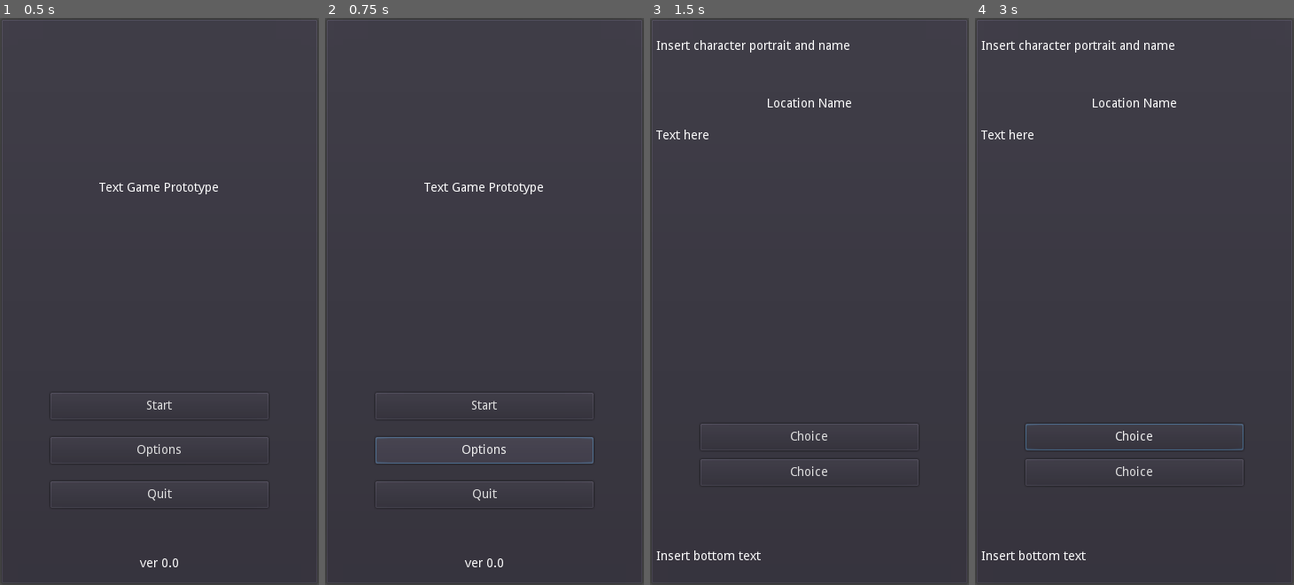
Above: before the commit, frames 1-4 (left to right).
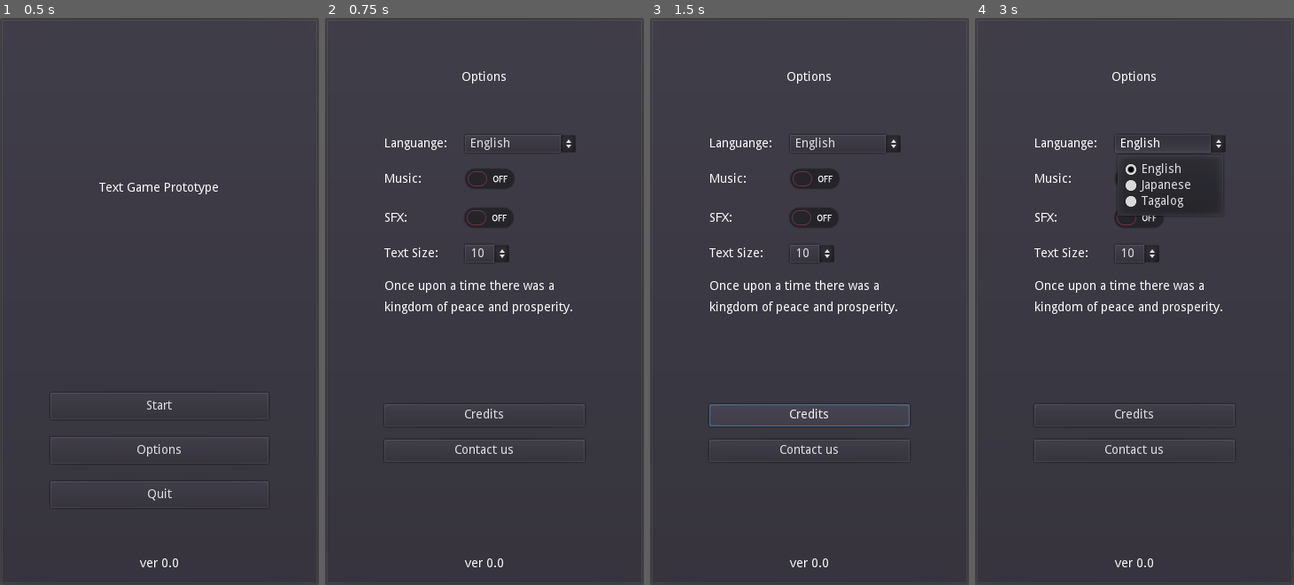
Above: after the commit, the same moments.

Repository: philipuriarte/A-Churchyard-of-Orphans
Game: Godot game, scene res://scenes/main.tscn
Same seed, same stepped clock (60 frames per second), same inputs: the game is played once before the commit and once after it.
Inputs (mouse positions are in pixels of both pictures, inside the frame that each line leads up to):
- Up to frame 1 (0.5 s): no input
- Up to frame 2 (0.75 s): click "Options" at 0.5 s
- Up to frame 3 (1.5 s): click (809, 403) at 1.25 s, where only the run before the commit has a clickable "Start"
- Up to frame 4 (3 s): click (1134, 437) at 2 s, where only the run before the commit has a clickable "Choice"; click (1169, 142) at 2.75 s, where only the run after the commit has a clickable "English"

Frame 1 is identical in both runs. In frame 2, 3.8% of the frame differs, in the area x 15-85%, y 9-86%; in frame 3, 4.4%; in frame 4, 4.9%, in the area x 1-85%, y 3-97%.

Commit message:
Add logic to OptionsButton pressed signal

Diff:
--- a/logic/title_screen.gd
+++ b/logic/title_screen.gd
@@ -3,5 +3,10 @@
 func _ready() -> void:
 	pass
 
+
 func _on_StartButton_pressed() -> void:
 	get_tree().change_scene("res://scenes/game_screen.tscn")
+
+
+func _on_OptionsButton_pressed() -> void:
+	get_tree().change_scene("res://scenes/options_screen.tscn")
--- a/scenes/title_screen.tscn
+++ b/scenes/title_screen.tscn
@@ -82,3 +82,4 @@
 align = 1
 
 [connection signal="pressed" from="MarginContainer/MainContainer/ButtonsMargin/ButtonsContainer/StartButton" to="." method="_on_StartButton_pressed"]
+[connection signal="pressed" from="MarginContainer/MainContainer/ButtonsMargin/ButtonsContainer/OptionsButton" to="." method="_on_OptionsButton_pressed"]
